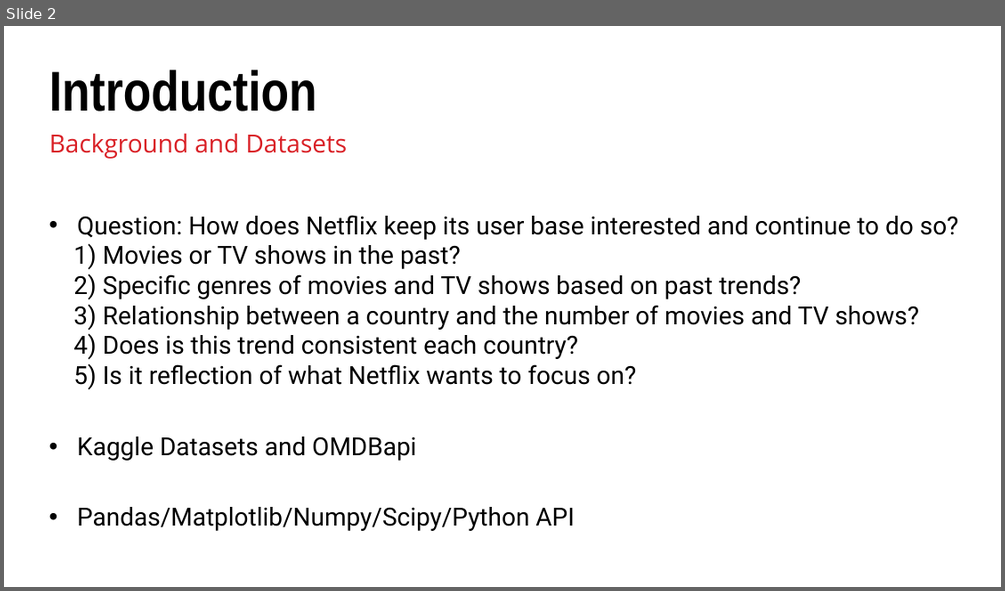
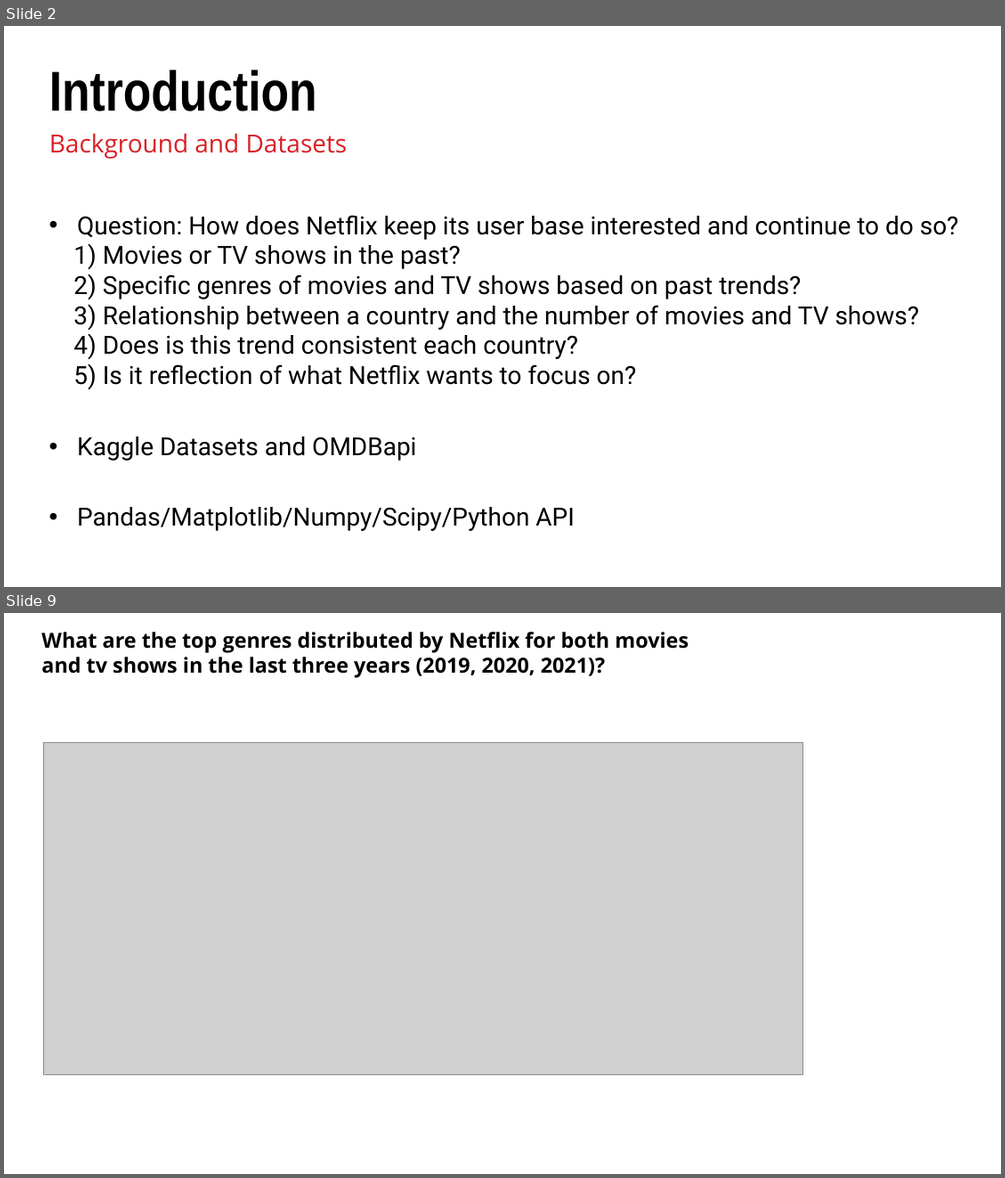
Before and after one commit to Costilrt/The-First-Project, a slide deck: TeamProjectPPT.pptx. Shown one above the other, each under a label of ours: slide 2 before the commit, slides 2 and 9 after it; the slides between them are not shown. The pictures are 1005x591 and 1005x1178 pixels, drawn with LibreOffice and Linux fonts; fonts in the diff are those of the drawing; grey boxes stand for pictures; background and template pictures are left out. Boxes give left, top, right and bottom in pixels: in the first picture for what was removed or moved away, otherwise in the second. Text is boxed around its words. In the diff, an @@ line names an element or a change of style, - is before the commit and + after.

```diff
--- a/TeamProjectPPT.pptx
+++ b/TeamProjectPPT.pptx
@@ slide 9 added at (4,613,1001,1174), background picture (left out) @@
@@ text added at (41,632,688,678), 20 pt, text #000000, bold @@
+What are the top genres distributed by Netflix for both movies and tv shows in the last three years (2019, 2020, 2021)?
@@ picture added at (44,742,803,1074) @@
```
Also in this commit, not shown: 3 slides changed, 11 other slides added, 1 slide removed.
